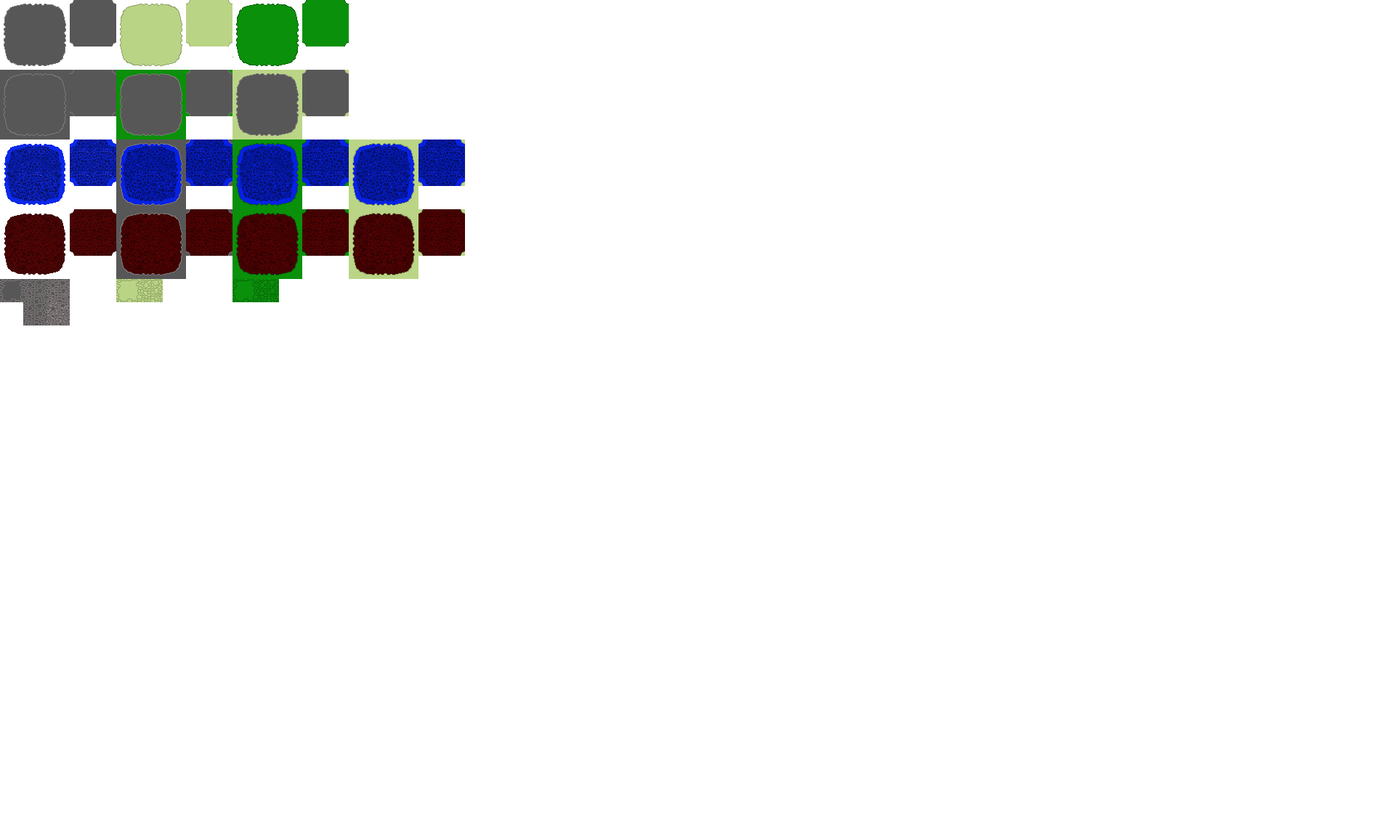
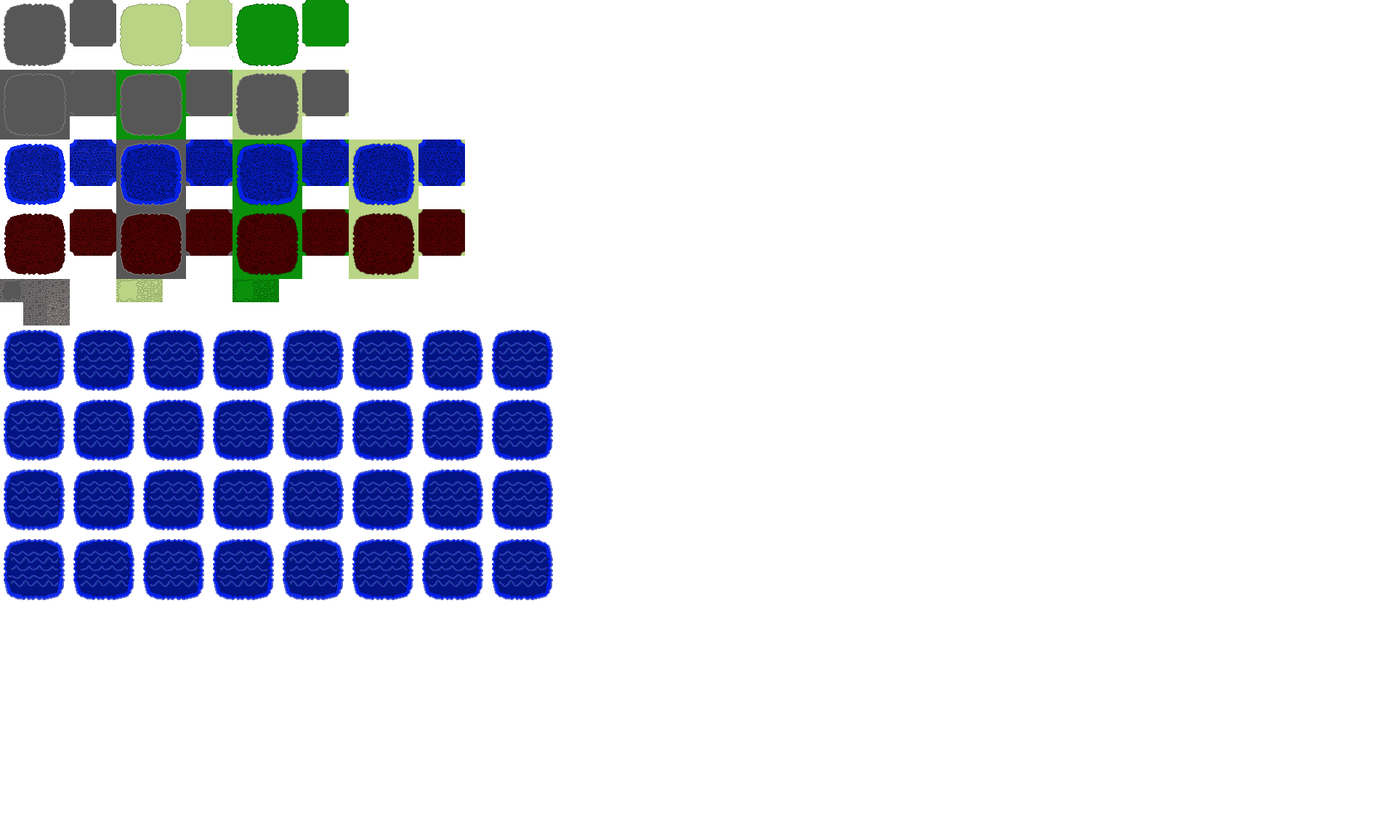
Layered file, before and after one edit (1395×837). Changes by layer:
painted on "Tileset" over [3, 329, 553, 601]
